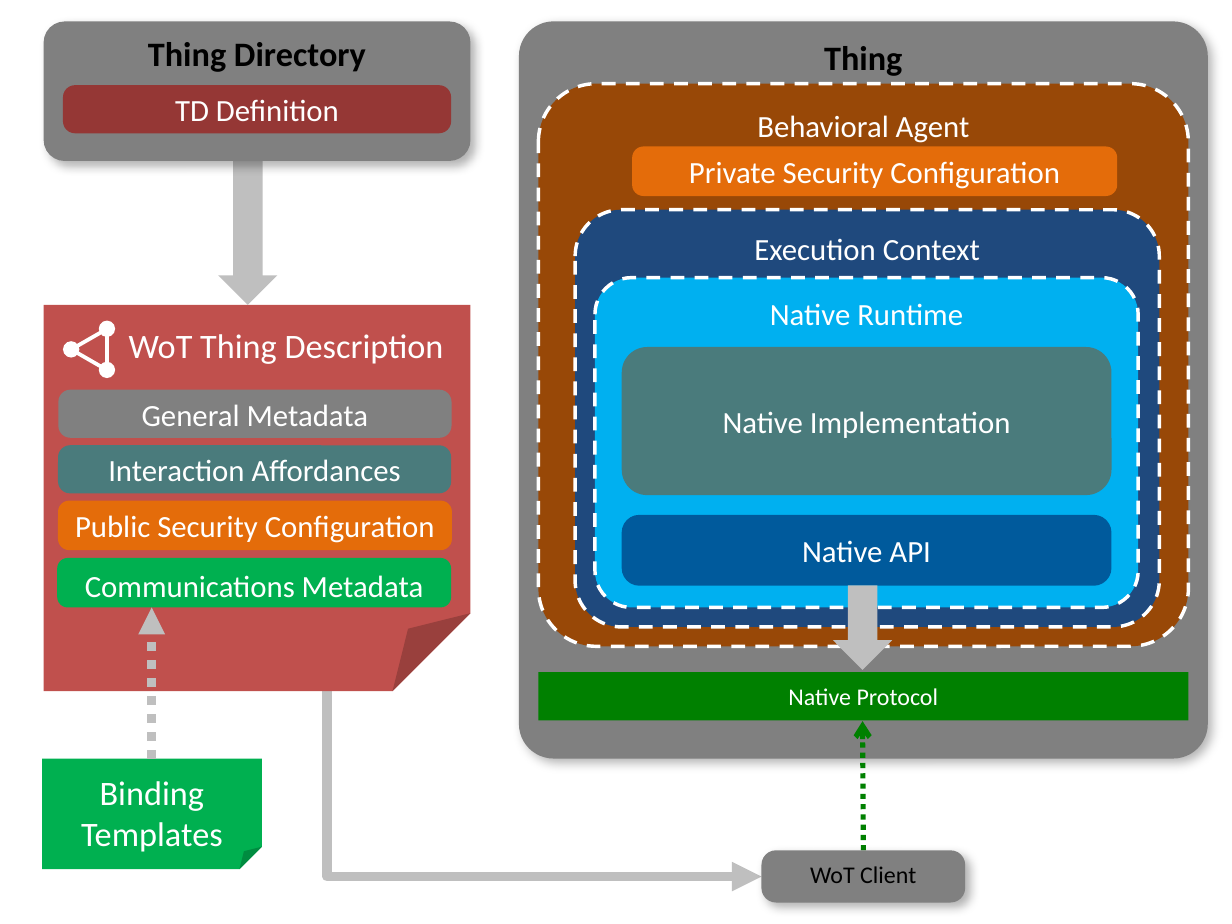
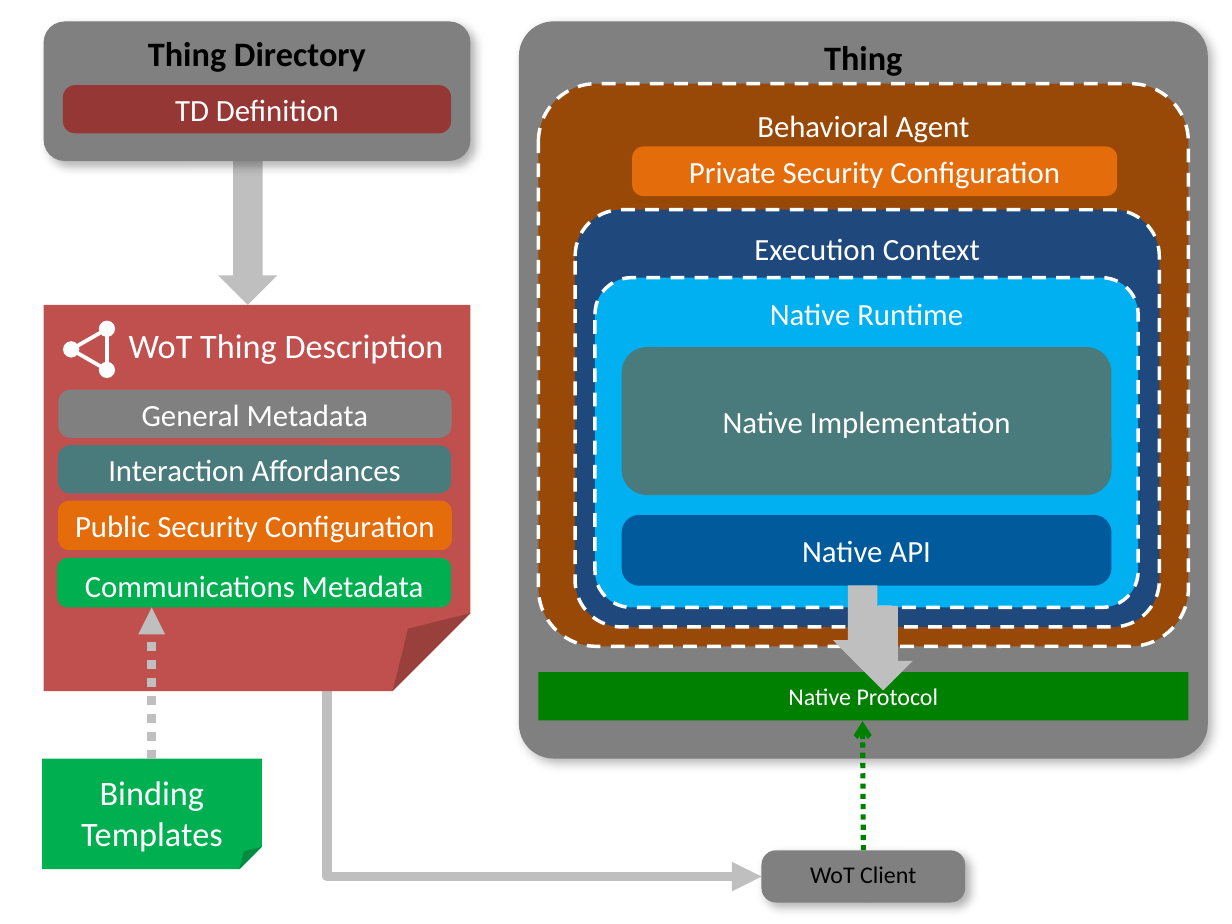
Before and after one commit to w3c/wot-architecture, a slide deck: slide 8 of images/wot-architecture-figures-new.pptx (slide 6 before the commit). Drawn at 1232x924 pixels with LibreOffice and Linux fonts; fonts in the diff are those of the drawing. Boxes give left, top, right and bottom in pixels: in the first picture for what was removed or moved away, otherwise in the second. Text is boxed around its words. In the diff, an @@ line names an element or a change of style, - is before the commit and + after.

```diff
--- a/images/wot-architecture-figures-new.pptx
+++ b/images/wot-architecture-figures-new.pptx
@@ down arrow added at [854, 606, 913, 691], fill #BFBFBF @@
```
Also in this commit, not shown: 3 slides added.
